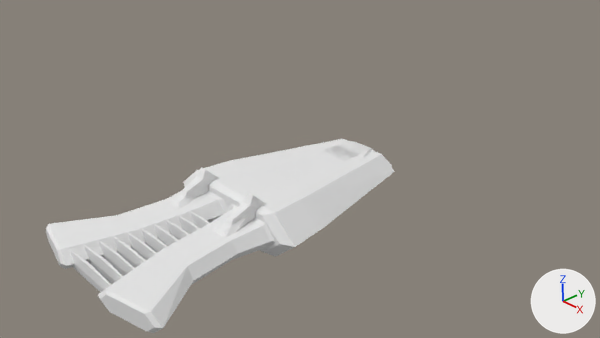
A saved change to the Blender file graphics/ships/ship01.blend.
Camera for both pictures: the file's camera 'Camera'. Lighting does not change. The marker at lower right points along +X, +Y and +Z.

In view in the first picture: 'Base Hull', 'Fins', 'Intake', 'Jet Conduit', 'Windshield'.
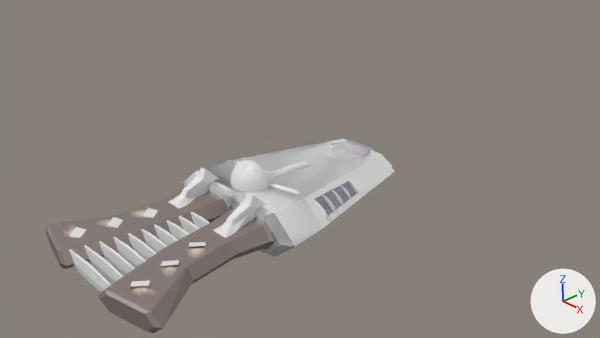
Commit message: Progress on first ship

Pixel boxes [x1, y1, x2, y2] of what changed, in the pictures (600 x 338 px):
'Jet Conduit', recoloured (white to grey): [46, 190, 275, 333] in both
'Weapon', added: after [231, 160, 268, 192]
'Exhaust', added: after [69, 208, 206, 289]
'Side Glass', added: after [314, 181, 357, 217]
'Sphere.001', added: after [261, 161, 309, 182]
'Windshield', recoloured (white to grey): [330, 141, 374, 158] in both
'Side Fins', added: after [226, 160, 358, 219]
'Sphere.000', added: after [236, 161, 300, 194]
part 1 of me_cube, built on: [304, 154, 395, 228] in both

The change, as a diff of the scene's bpy script:
```diff
--- a/graphics/ships/ship01.blend.py
+++ b/graphics/ships/ship01.blend.py
@@ mat_reactor @@
+mat_reactor = bpy.data.materials.new('Reactor')
+# colours: light grey #c3b3a8
+# uses the picture img_ship01_reactor_png
@@ mat_glass @@
+mat_glass = bpy.data.materials.new('Glass')
+# nodes: AddShader, BsdfAnisotropic, BsdfDiffuse, BsdfGlass, MixShader, OutputMaterial
+# colours: white #eae2ff
@@ me_cube @@
 # used by ob_base_hull; location = (0.0, 0.0, 0.0); rotation_euler = (0.0, 0.0, -1.571), in degrees (0, 0, -90)
-me_cube.from_pydata(...)  # 36 vertices, 38 faces; spans x -2.39..1.12, y -1.45..1.45, z -0.39..0.39
-me_cube.materials.append(mat_material)  # white #e7e7e7
+me_cube.from_pydata(...)  # 42 vertices, 44 faces; spans x -2.39..1.12, y -1.45..1.45, z -0.39..0.39
+# me_cube part 1
+# 1 face is deleted
+# 6 vertices are added at (0.18, 0.99, 0.29), (0.18, 1.26, 0.06), (-0.83, 0.82, 0.2), (-0.83, 1.02, 0.04), (0.18, 0.73, 0.06), (-0.84, 0.56, 0.04)
+# 8 new faces join them
@@ me_cube_003 @@
 me_cube_003.from_pydata(...)  # 16 vertices, 14 faces; spans x -0.526..0.526, y -0.48..0.252, z -0.3..0.067
+me_cube_003.materials.append(mat_glass)
@@ me_cube_001 @@
 me_cube_001.from_pydata(...)  # 36 vertices, 36 faces; spans x -0.26..2.33, y -1.09..0.68, z -0.24..0.24
-me_cube_001.materials.append(mat_material_001)  # white #e7e7e7
+me_cube_001.materials.append(mat_reactor)
@@ me_plane @@
+me_plane.from_pydata([(-0.157, -0.023, -0.034), (0.012, -0.158, 0.017), (-0.012, 0.158, -0.034), (0.157, 0.023, 0.017), (0.012, -0.158, -0.047), (0.157, 0.023, -0.047)], [], [(0, 2, 3, 1), (1, 4, 0), (5, 3, 2)])
@@ me_cube_009 @@
+me_cube_009.from_pydata([(0.179, 0.987, 0.293), (0.179, 1.259, 0.058), (-0.834, 0.817, 0.199), (-0.834, 1.022, 0.043), (0.182, 0.978, 0.281), (0.182, 1.25, 0.047), (-0.832, 0.808, 0.188), (-0.832, 1.013, 0.032), (0.179, 0.987, 0.293), (0.179, 1.259, 0.058)], [], [(0, 1, 3, 2), (4, 6, 7, 5), (3, 1, 5, 7), (0, 2, 6, 4), (2, 3, 7, 6), (1, 0, 4, 5), (0, 1, 9, 8)])
+me_cube_009.materials.append(mat_glass)
@@ ob_base_hull @@
 ob_base_hull.rotation_euler = (0.0, 0.0, -1.571)  # degrees (0, 0, -90)
+_m = ob_base_hull.modifiers.new('Mirror', 'MIRROR')
+_m.use_axis = (False, True, False)
@@ ob_exhaust @@
+ob_exhaust = bpy.data.objects.new('Exhaust', me_plane)  # modifiers SOLIDIFY, BEVEL, ARRAY, MIRROR
+ob_exhaust.parent = ob_jet_conduit
+ob_exhaust.location = (0.605, -2.138, 0.183)
@@ ob_side_fins @@
+ob_side_fins = bpy.data.objects.new('Side Fins', me_circle)  # 64 vertices, 32 faces; spans x -0.284..0.284, y -0.284..0.284, z -0.02..0.0; modifiers SOLIDIFY, BEVEL, ARRAY, MIRROR
+ob_side_fins.parent = ob_side_glass
+ob_side_fins.location = (0.738, -0.184, 0.113)
+ob_side_fins.rotation_euler = (1.571, 0.0, 0.0)  # degrees (90, 0, 0)
+ob_side_fins.scale = (-1.98, 0.743, 0.743)
@@ ob_side_glass @@
+ob_side_glass = bpy.data.objects.new('Side Glass', me_cube_009)  # modifiers MIRROR
+ob_side_glass.parent = ob_base_hull
+ob_side_glass.location = (0.0, 0.0, 0.0)
+ob_side_glass.rotation_euler = (0.0, 0.0, -1.571)  # degrees (0, 0, -90)
@@ ob_sphere_000 @@
+ob_sphere_000 = bpy.data.objects.new('Sphere.000', me_sphere_002)  # 57 vertices, 36 faces; spans x -0.075..0.075, y 0.177..1.341, z -0.343..-0.095; modifiers MIRROR
+ob_sphere_000.parent = ob_weapon
+ob_sphere_000.location = (-0.00365, -0.49, 0.454)
+ob_sphere_000.rotation_euler = (0.0664, -0.0591, -1.301)  # degrees (3.8, -3.4, -75)
+ob_sphere_000.scale = (0.607, 0.607, 0.607)
@@ ob_weapon @@
+ob_weapon = bpy.data.objects.new('Weapon', me_sphere)  # 205 vertices, 192 faces; spans x -0.342..0.342, y -0.626..-0.233, z -0.168..0.265; modifiers EDGE_SPLIT
+ob_weapon.parent = ob_base_hull
+ob_weapon.location = (-0.00365, -0.322, 0.52)
@@ ob_sphere_001 @@
+ob_sphere_001 = bpy.data.objects.new('Sphere.001', me_sphere_001)  # 95 vertices, 72 faces; spans x -0.339..0.339, y -0.233..0.996, z -0.323..0.239
+ob_sphere_001.parent = ob_weapon
+ob_sphere_001.location = (-0.00365, -0.322, 0.52)
```
